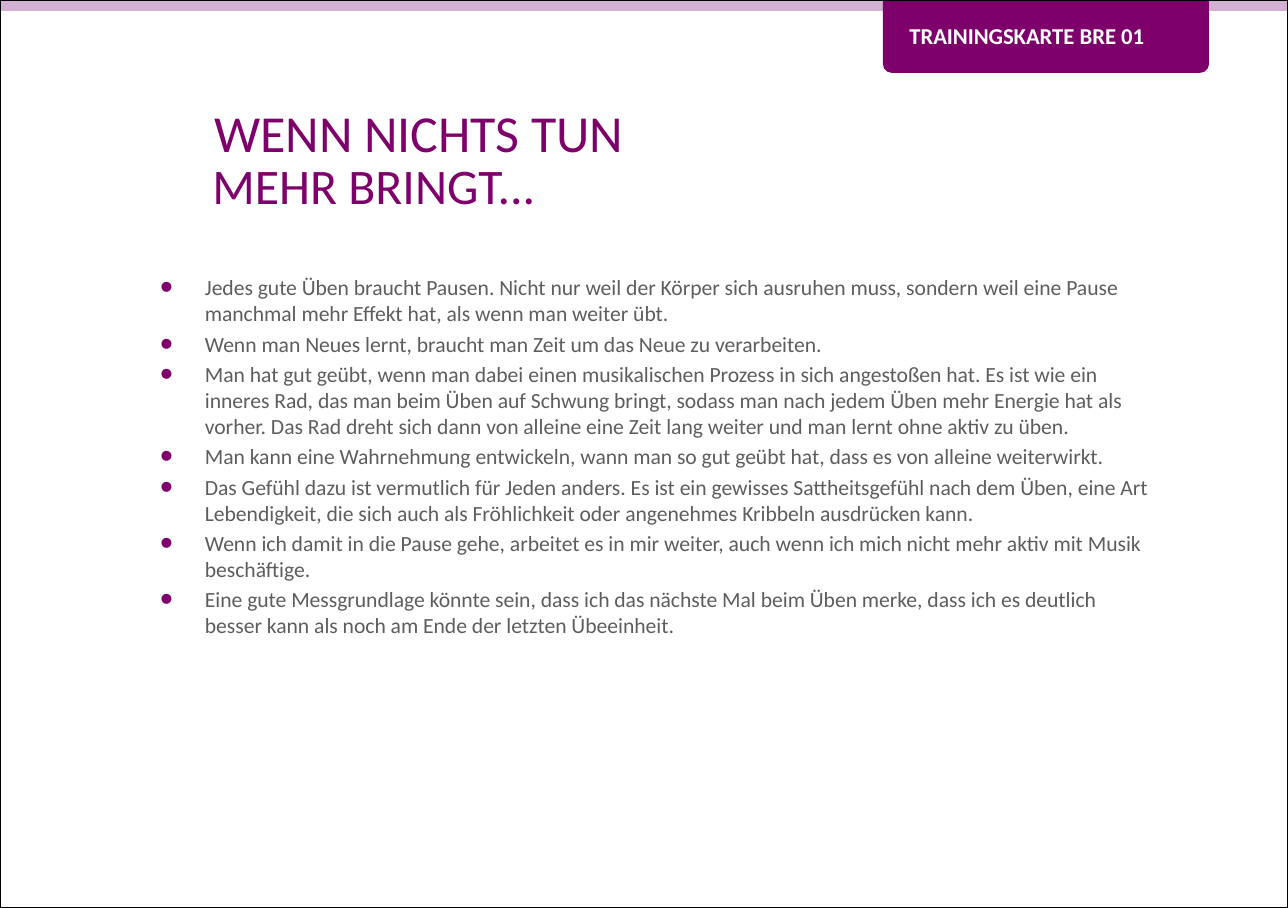
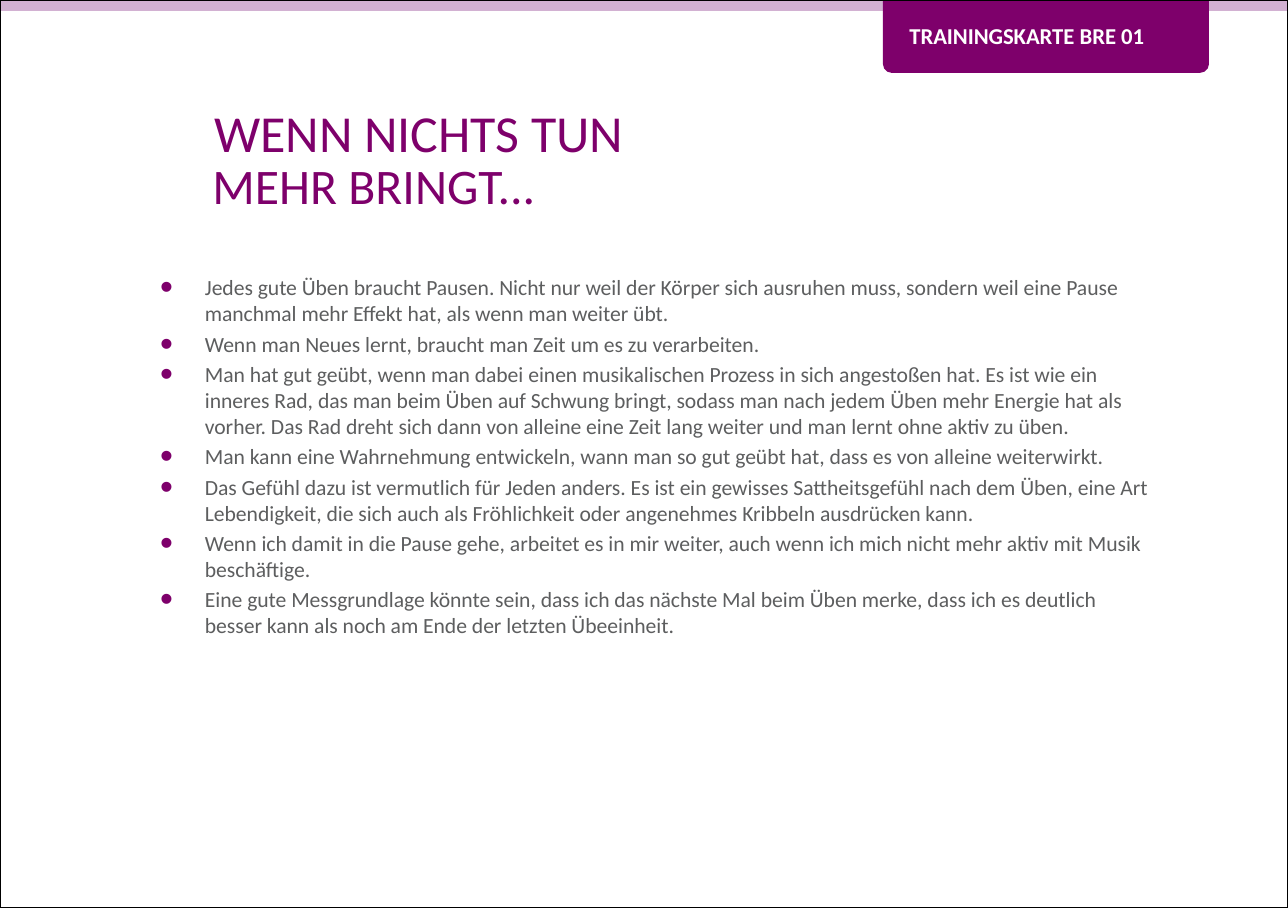
Before and after one commit to Teamtool/training-materials, a slide deck: slide 1 of music moves/Breaks (BRE)/ger_BRE_01_wenn_nichts_tun_mehr_bringt.pptx. Drawn at 1288x908 pixels with LibreOffice and Linux fonts; fonts in the diff are those of the drawing; background and template pictures are left out. Boxes give left, top, right and bottom in pixels: in the first picture for what was removed or moved away, otherwise in the second. Text is boxed around its words. In the diff, an @@ line names an element or a change of style, - is before the commit and + after.

```diff
--- a/music moves/Breaks (BRE)/ger_BRE_01_wenn_nichts_tun_mehr_bringt.pptx
+++ b/music moves/Breaks (BRE)/ger_BRE_01_wenn_nichts_tun_mehr_bringt.pptx
@@ text at bbox=[205, 337, 760, 355]: text changed @@
-• Wenn man Neues lernt, braucht man Zeit um das Neue zu verarbeiten.
+• Wenn man Neues lernt, braucht man Zeit um es zu verarbeiten.
```
Also in this commit, not shown: 5 other files.
